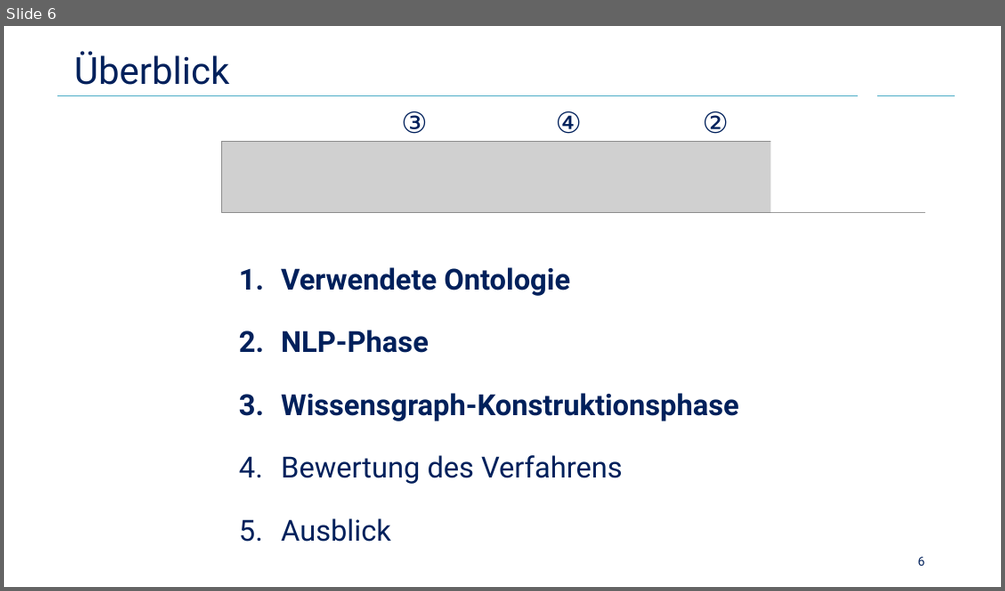
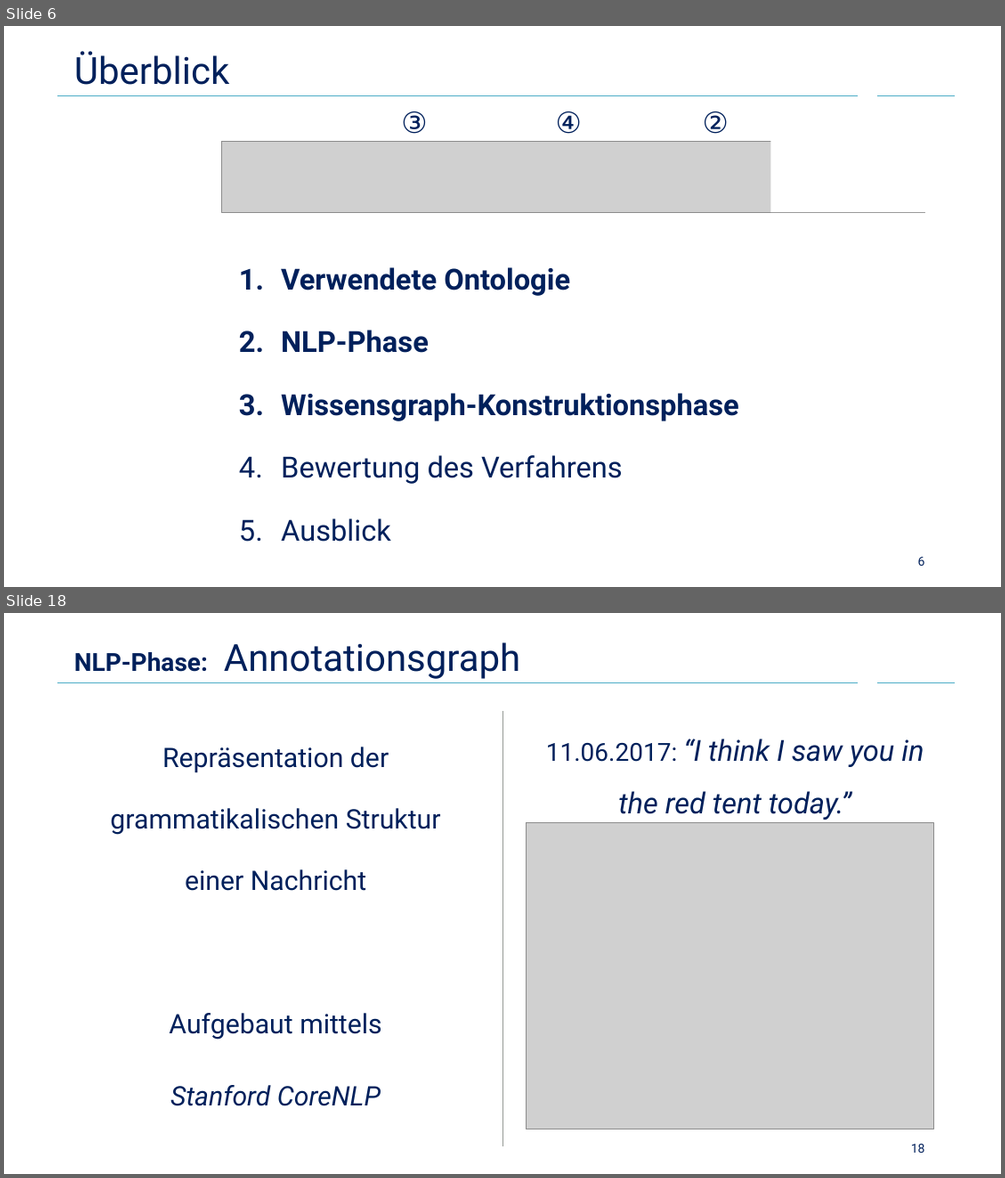
Before and after one commit to Cortys/bachelor-thesis, a slide deck: presentation/presentation.pptx. Shown one above the other, each under a label of ours: slide 6 before the commit, slides 6 and 18 after it; the slides between them are not shown. The pictures are 1005x591 and 1005x1178 pixels, drawn with LibreOffice and Linux fonts; fonts in the diff are those of the drawing; grey boxes stand for pictures; background and template pictures are left out. Boxes give left, top, right and bottom in pixels: in the first picture for what was removed or moved away, otherwise in the second. Text is boxed around its words. In the diff, an @@ line names an element or a change of style, - is before the commit and + after.

```diff
--- a/presentation/presentation.pptx
+++ b/presentation/presentation.pptx
@@ slide 18 added at [4,613,1001,1174], background #FFFFFF; not listed: 2 template elements that a slide beside it also shows @@
@@ title added at [74,642,520,679], 36 pt, text #00205B @@
+NLP-Phase: Annotationsgraph
@@ line added from (502, 711) to (502, 1147), #949894 0.5 pt @@
@@ text added at [546,738,923,819], 28 pt, text #00205B, italic @@
+11.06.2017: “I think I saw you in the red tent today.”
@@ text added at [110,747,441,1106], 25.9 pt, text #00205B @@
+Repräsentation der grammatikalischen Struktur einer Nachricht
+Aufgebaut mittels
+Stanford CoreNLP
@@ picture added at [526,823,933,1129] @@
@@ page number added at [911,1143,925,1152], 12 pt, text #00205B @@
+18
```
Also in this commit, not shown: 14 other slides added, 18 other files.
